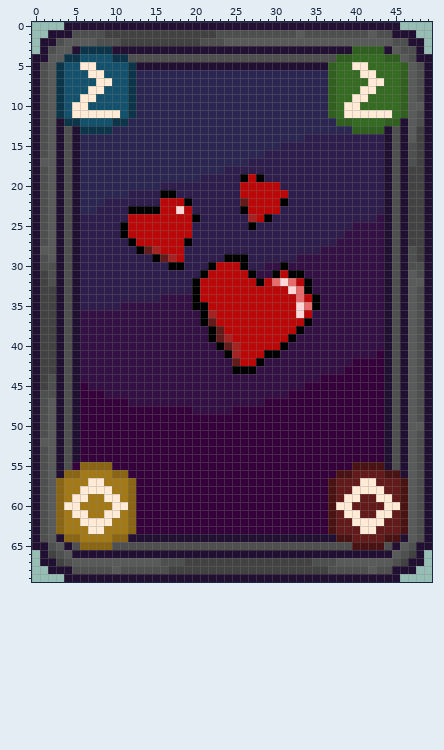
Pixel-art file: magic-card-game/assets/cards/textures/sprites/big_heal_card.aseprite. The picture above is the old version.
50x70 pixels, 1 frame.
After the commit:
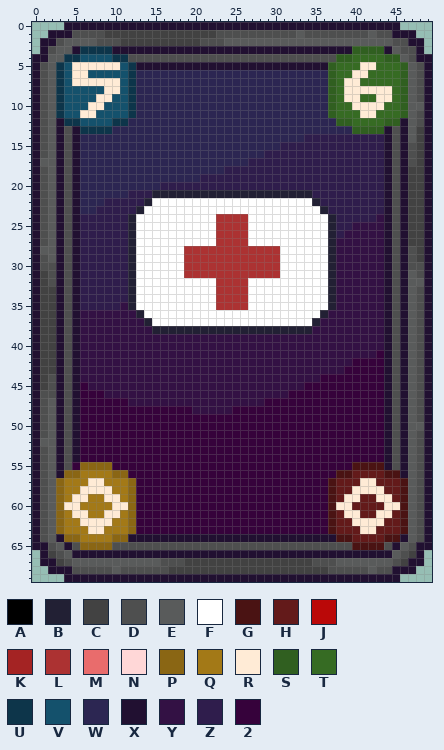
Palette (. is transparent): A #000000  B #222034  C #424242  D #4e4f4f  E #595b5b  F #ffffff  G #4a1313  H #631a1a  J #ba0808  K #a42323  L #ac3232  M #e96c6c  N #ffd7d7  P #8a6614  Q #a37917  R #ffebd6  S #305f20  T #366b23  U #0d354a  V #14516c  W #2c2652  X #211031  Y #331144  Z #2f1d4c  2 #36023b
Changes in this commit:
--- layer "Heart_Icon"
@@ x 0..49 @@
  4 XXEEUUVVVVUUDDDDDDDDDDDDDDDDDDDDDDDDDDSSTTTTSSEDXX
- 5 XDEUVVRRVVVVUXXXXXXXXXXXXXXXXXXXXXXXXSTTRRTTTTSEDX
- 6 XDEUVVVRRVVVUWWWWWWWWWWWWWWWWWWWWWWWWSTTTRRTTTSEDX
- 7 XDEUVVVVRRVVUWWWWWWWWWWWWWWWWWWWWWWWWSTTTTRRTTSEDX
- 8 XDEUVVVRRVVVUWWWWWWWWWWWWWWWWWWWWWWWWSTTTRRTTTSEDX
- 9 XDEUVVRRVVVVUWWWWWWWWWWWWWWWWWWWWWWWWSTTRRTTTTSEDX
-10 XDEUVRRVVVVVUWWWWWWWWWWWWWWWWWWWWWWWWSTRRTTTTTSEEX
-11 XDEUVRRRRRRVUWWWWWWWWWWWWWWWWWWWWWWWWSTRRRRRRTSEDX
+ 5 XDEUVRRRRRRVUXXXXXXXXXXXXXXXXXXXXXXXXSTTTRRTTTSEDX
+ 6 XDEUVRRVVVVVUWWWWWWWWWWWWWWWWWWWWWWWWSTTRRTTTTSEDX
+ 7 XDEUVRRRRRRVUWWWWWWWWWWWWWWWWWWWWWWWWSTRRTTTTTSEDX
+ 8 XDEUVVVVVRRVUWWWWWWWWWWWWWWWWWWWWWWWWSTRRRRRRTSEDX
+ 9 XDEUVVVVRRVVUWWWWWWWWWWWWWWWWWWWWWWWWSTRRTTRRTSEDX
+10 XDEUVVVRRVVVUWWWWWWWWWWWWWWWWWWWWWWWWSTTRRRRTTSEEX
+11 XDEUVVRRVVVVUWWWWWWWWWWWWWWWWWWWWWWWWSTTTRRTTTSEDX
 12 XDEXUUVVVVUUWWWWWWWWWWWWWWWWWWWWWWWWWWSSTTTTSSXEDX
@@ x 9..39 @@
 18 WWWWWWWWWWWWWWWZZZZZZZZZZZZZZZZ
-19 WWWWWWWWWWWWZZZZZAJAZZZZZZZZZZZ
-20 WWWWWWWZZZZZZZZZZJJJJJZZZZZZZZZ
-21 WWWZZZZAAZZZZZZZZJJJJJJZZZZZZZZ
-22 ZZZZZZZJJJAZZZZZZHJJJJAZZZZZZZZ
-23 ZZZAAAAJJNJZZZZZZAJJJJZZZZZZZZZ
-24 ZZZJJJJJJJJAZZZZZZKJAZZZZZZZZZZ
-25 ZZAJJJJJJJJZZZZZZZAZZZZZZZZZZZZ
-26 ZZAJJJJJJJJZZZZZZZZZZZZZZZZZZZY
-27 ZZZAJJJJJJAZZZZZZZZZZZZZZZZZZYY
-28 ZZZZAHKJJJZZZZZZZZZZZZZZZZZYYYY
-29 ZZZZZZAHKJZZZZZAAAZZZZZZYYYYYYY
-30 ZZZZZZZZAAZZZAJJJAZZYYAYYYYYYYY
-31 ZZZZZZZZZZZZAJJJJJAYYAJAAYYYYYY
-32 ZZZZZZZZZZZAJJJJJJJAJMNMJAYYYYY
-33 ZZZZZZZZZZZAJJJJJJJJJJJNMAYYYYY
-34 ZZZZZZZYYYYAJJJJJJJJJJJJMJAYYYY
-35 ZZYYYYYYYYYAAJJJJJJJJJJJNMAYYYY
-36 YYYYYYYYYYYYAKJJJJJJJJJJNJYYYYY
-37 YYYYYYYYYYYYAHJJJJJJJJJJJAYYYYY
-38 YYYYYYYYYYYYYAHJJJJJJJJJAYYYYYY
-39 YYYYYYYYYYYYYAHKJJJJJJJAYYYYYYY
-40 YYYYYYYYYYYYYYAHKJJJJJAYYYYYYYY
-41 YYYYYYYYYYYYYYYAKJJJAAYYYYYYYYY
-42 YYYYYYYYYYYYYYYYHJJAYYYYYYYYYYY
-43 YYYYYYYYYYYYYYYYAAAYYYYYYYYYYY2
+19 WWWWWWWWWWWWZZZZZZZZZZZZZZZZZZZ
+20 WWWWWWWZZZZZZZZZZZZZZZZZZZZZZZZ
+21 WWWZZZBBBBBBBBBBBBBBBBBBBBZZZZZ
+22 ZZZZZBFFFFFFFFFFFFFFFFFFFFBZZZZ
+23 ZZZZBFFFFFFFFFFFFFFFFFFFFFFBZZZ
+24 ZZZBFFFFFFFFFFLLLLFFFFFFFFFFBZZ
+25 ZZZBFFFFFFFFFFLLLLFFFFFFFFFFBZZ
+26 ZZZBFFFFFFFFFFLLLLFFFFFFFFFFBZY
+27 ZZZBFFFFFFFFFFLLLLFFFFFFFFFFBYY
+28 ZZZBFFFFFFLLLLLLLLLLLLFFFFFFBYY
+29 ZZZBFFFFFFLLLLLLLLLLLLFFFFFFBYY
+30 ZZZBFFFFFFLLLLLLLLLLLLFFFFFFBYY
+31 ZZZBFFFFFFLLLLLLLLLLLLFFFFFFBYY
+32 ZZZBFFFFFFFFFFLLLLFFFFFFFFFFBYY
+33 ZZZBFFFFFFFFFFLLLLFFFFFFFFFFBYY
+34 ZZZBFFFFFFFFFFLLLLFFFFFFFFFFBYY
+35 ZZYBFFFFFFFFFFLLLLFFFFFFFFFFBYY
+36 YYYYBFFFFFFFFFFFFFFFFFFFFFFBYYY
+37 YYYYYBFFFFFFFFFFFFFFFFFFFFBYYYY
+38 YYYYYYBBBBBBBBBBBBBBBBBBBBYYYYY
+39 YYYYYYYYYYYYYYYYYYYYYYYYYYYYYYY
+40 YYYYYYYYYYYYYYYYYYYYYYYYYYYYYYY
+41 YYYYYYYYYYYYYYYYYYYYYYYYYYYYYYY
+42 YYYYYYYYYYYYYYYYYYYYYYYYYYYYYYY
+43 YYYYYYYYYYYYYYYYYYYYYYYYYYYYYY2
 44 YYYYYYYYYYYYYYYYYYYYYYYYYYY2222
Boxes around the changes in both pictures, in picture pixels (x1, y1, x2, y2):
changed: (72, 62, 120, 118)
changed: (344, 62, 392, 118)
changed: (120, 174, 336, 374)
